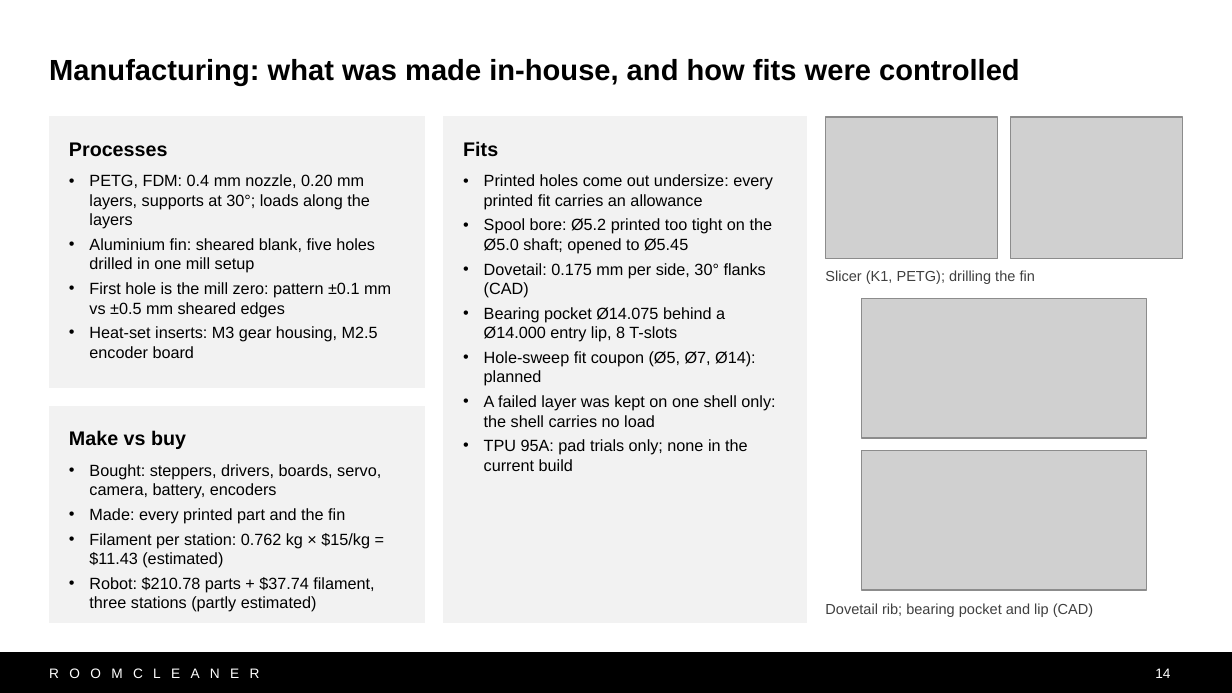
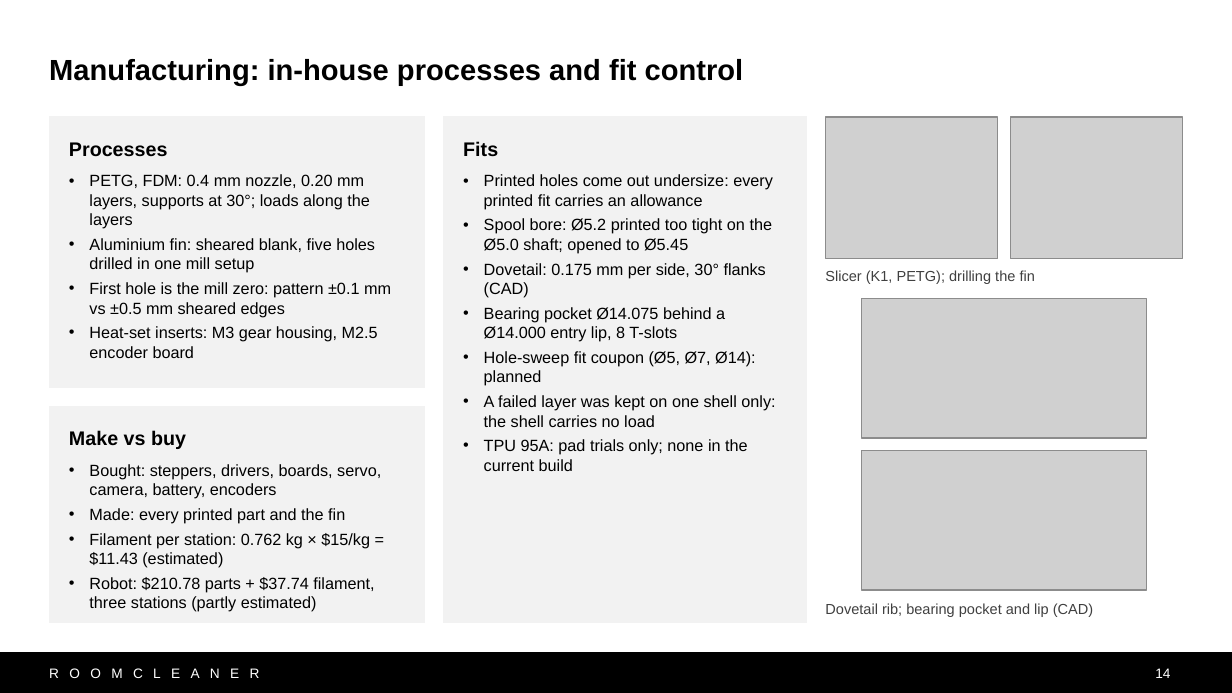
Before and after one commit to Jaspario1199/RoomCleaner, a slide deck: slide 14 of docs/presentation/deck_v10/RoomCleaner_Buntinx_v10.pptx. Drawn at 1232x693 pixels with LibreOffice and Linux fonts; fonts in the diff are those of the drawing; grey boxes stand for pictures. Boxes give left, top, right and bottom in pixels: in the first picture for what was removed or moved away, otherwise in the second. Text is boxed around its words. In the diff, an @@ line names an element or a change of style, - is before the commit and + after.

```diff
--- a/docs/presentation/deck_v10/RoomCleaner_Buntinx_v10.pptx
+++ b/docs/presentation/deck_v10/RoomCleaner_Buntinx_v10.pptx
@@ text at bbox=[49, 59, 744, 85]: text changed @@
-Manufacturing: what was made in-house, and how fits were controlled
+Manufacturing: in-house processes and fit control
```
Also in this commit, not shown: 2 other slides changed, 3 other files.
